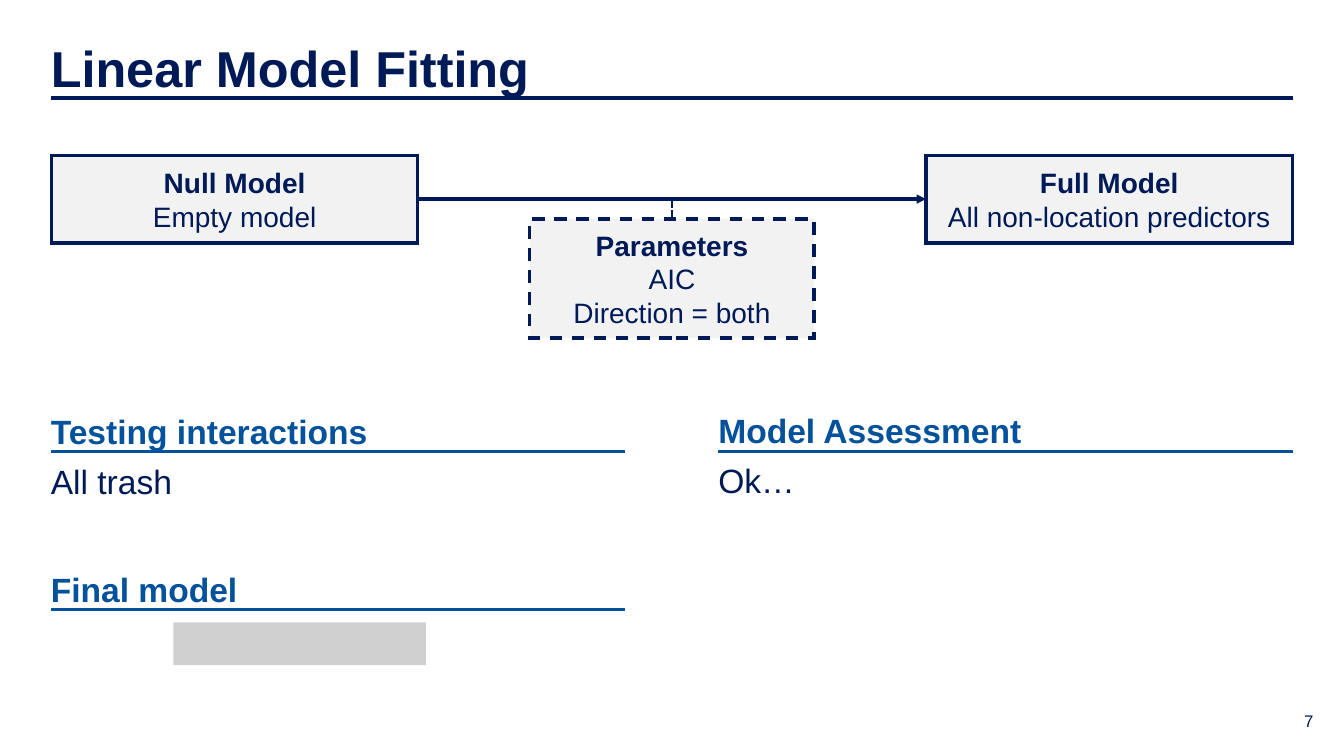
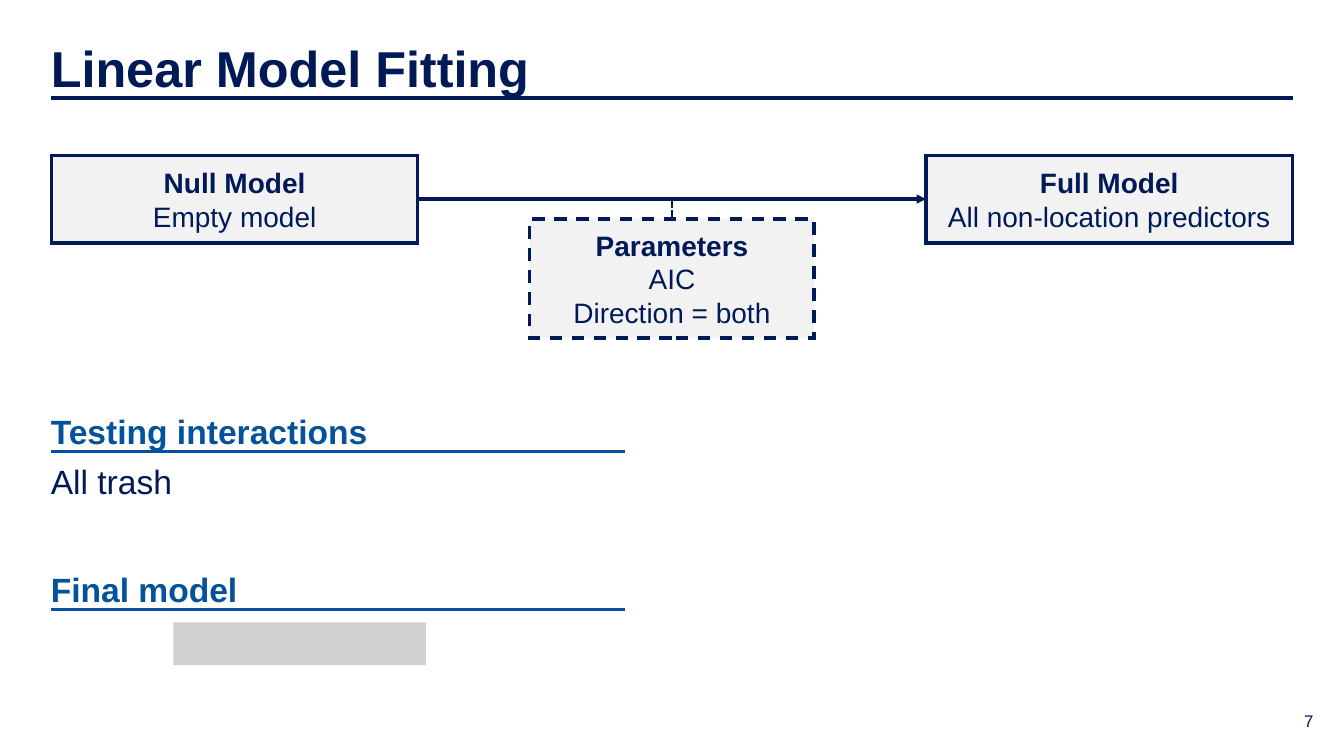
Before and after one commit to IDS-702-F21/team-project-2-streetrx-and-voting-in-nc-yellowfellows, a slide deck: slide 7 of Presentation/slide_deck.pptx. Drawn at 1344x756 pixels with LibreOffice and Linux fonts; fonts in the diff are those of the drawing; grey boxes stand for pictures; background and template pictures are left out. Boxes give left, top, right and bottom in pixels: in the first picture for what was removed or moved away, otherwise in the second. Text is boxed around its words. In the diff, an @@ line names an element or a change of style, - is before the commit and + after.

```diff
--- a/Presentation/slide_deck.pptx
+++ b/Presentation/slide_deck.pptx
@@ text removed at (718, 418, 1021, 444) @@
-Model Assessment
@@ text removed at (718, 468, 795, 494) @@
-Ok…
@@ line removed from (719, 452) to (1293, 452) @@
```
Also in this commit, not shown: 2 other slides changed, 1 slide added.
